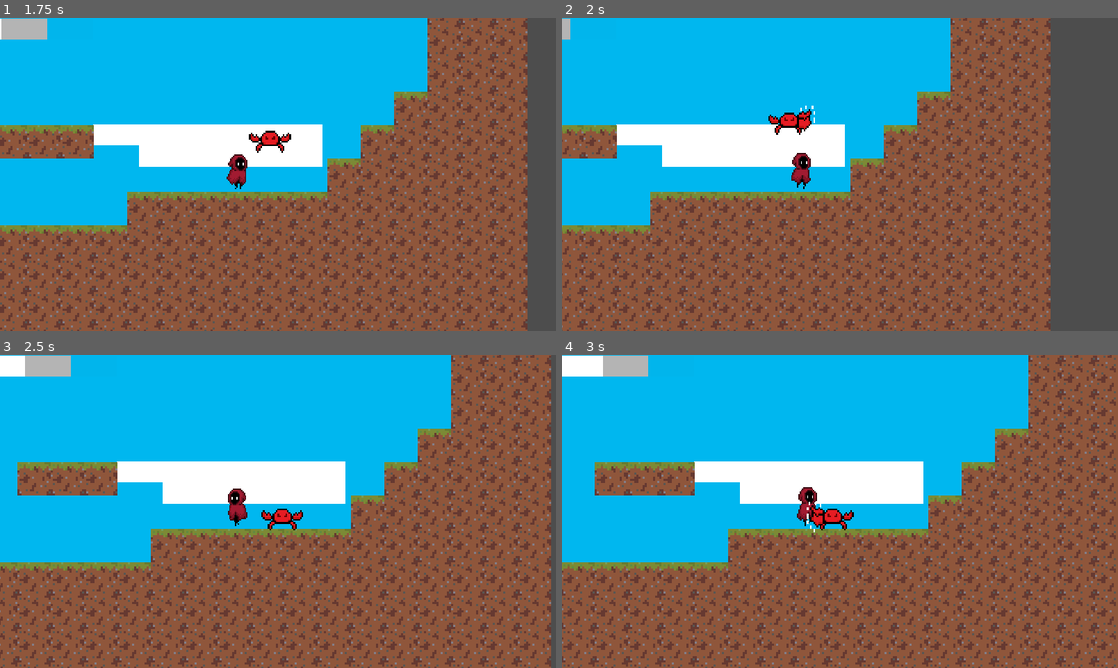
Above: before the commit, frames 1-4 (two rows, left to right).
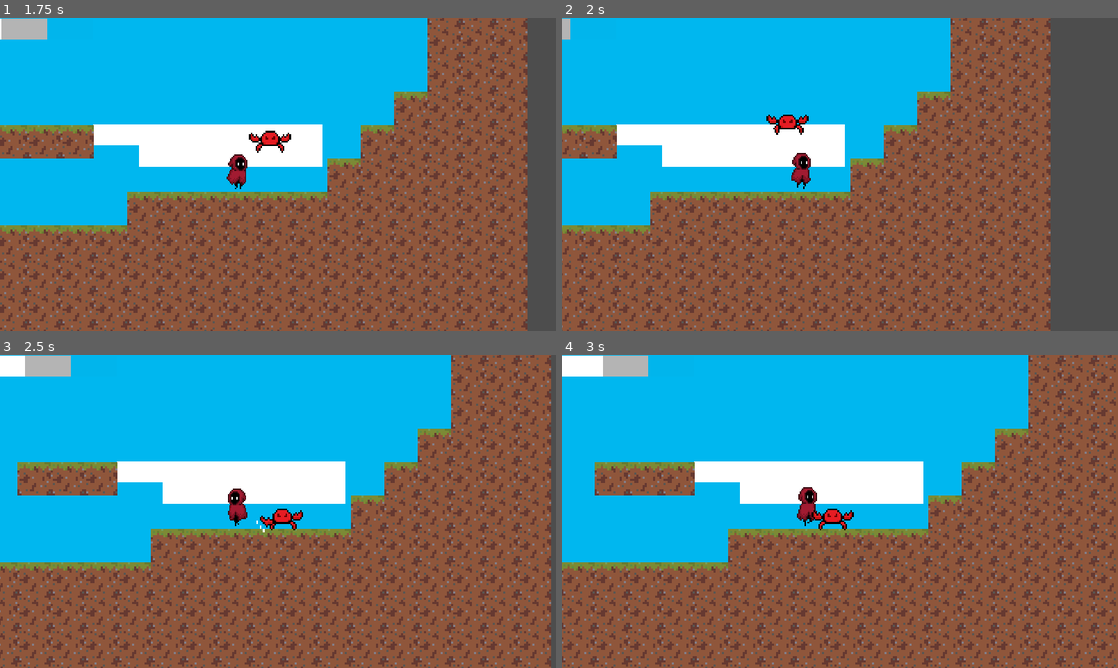
Above: after the commit, the same moments.

Repository: yeegz/Fallen-Asteri
Game: Godot game, scene res://scene.tscn
Two runs of this game, one before a commit and one after it. Both use one fixed random seed, a clock stepped at 60 frames per second and the inputs below. This scene is started directly instead of the project's main scene.
Inputs:
- Up to frame 1 (1.75 s): tap Enter (ui_accept) at 0.5, 0.77, 1.52 s; hold Right (ui_right) from 0.53 s (still down)
- Up to frame 2 (2 s): keep holding Right (ui_right)
- Up to frame 3 (2.5 s): release Right (ui_right) at 2.03 s; hold Left (ui_left) from 2.03 s (still down)
- Up to frame 4 (3 s): release Left (ui_left) at 2.78 s; hold Right (ui_right) from 2.78 s (still down)

Frame 1 is identical in both runs. In frame 2, 0.3% of the frame differs, in the area x 36-46%, y 28-38%; in frame 3, 0.1%; in frame 4, 0.2%.

Commit message:
made enemy attack interact with player hp and gave attack cooldown

Diff:
--- a/Scenes/character_body_2d.gd
+++ b/Scenes/character_body_2d.gd
@@ -6,7 +6,6 @@
 var GRAVITY_VALUE = 1100
 var PLAYER_HP = 100
 var PLAYER_STAMINA = 100
-var player_alive = true
 @onready var animation = $AnimatedSprite2D
 
 # Called every frame. 'delta' is the elapsed time since the previous frame.
--- a/Scenes/enemy_12d.gd
+++ b/Scenes/enemy_12d.gd
@@ -8,6 +8,7 @@
 var player_chase = false
 var attack_range = false
 var attack_cooldown = true
+var player_alive = true
 @onready var animation = $AnimatedSprite2D
 
 
@@ -16,6 +17,9 @@
 	enemy_attack()
 	var anim = animations(player_chase)
 	var path = pathing(player_chase, delta, SPEED, JUMP)
+
+func enemy():
+	pass
 
 #when player enters DetectionArea
 func _on_detection_area_body_entered(body):
@@ -33,16 +37,16 @@
 		attack_range = true
 
 
-
 func _on_enemy_hitbox_body_exited(body):
 	if body.has_method("hero"):
 		attack_range = false
 
-
 func enemy_attack():
-	if attack_range == true:
-		#print("Player taking damage")
-		pass
+	if attack_range == true and attack_cooldown == true:
+		player.PLAYER_HP -= 20
+		attack_cooldown = false
+		$cooldown.start()
+		print(player.PLAYER_HP)
 
 func gravity(delta):
 	#Gravity
@@ -54,7 +58,7 @@
 	#Animation
 	if player_chase == false:
 		animation.play("crab_idle")
-	else:
+	elif attack_range == true:
 		animation.play("crab_attack")
 
 func pathing(player_chase, delta, SPEED, JUMP):
@@ -73,3 +77,12 @@
 		#jumping func
 		if not player.is_on_floor() and is_on_floor():
 			velocity.y = JUMP
+
+
+func _on_cooldown_timeout():
+	attack_cooldown = true
+
+
+func end_screen():
+	if player.PLAYER_HP <= 0:
+		player_alive = false #endscreen for later
--- a/Scenes/enemy_12d.tscn
+++ b/Scenes/enemy_12d.tscn
@@ -132,7 +132,11 @@
 position = Vector2(48, 57)
 shape = SubResource("CircleShape2D_rm23o")
 
+[node name="cooldown" type="Timer" parent="."]
+wait_time = 2.0
+
 [connection signal="body_entered" from="DetectionArea" to="." method="_on_detection_area_body_entered"]
 [connection signal="body_exited" from="DetectionArea" to="." method="_on_detection_area_body_exited"]
 [connection signal="body_entered" from="enemy_hitbox" to="." method="_on_enemy_hitbox_body_entered"]
 [connection signal="body_exited" from="enemy_hitbox" to="." method="_on_enemy_hitbox_body_exited"]
+[connection signal="timeout" from="cooldown" to="." method="_on_cooldown_timeout"]
